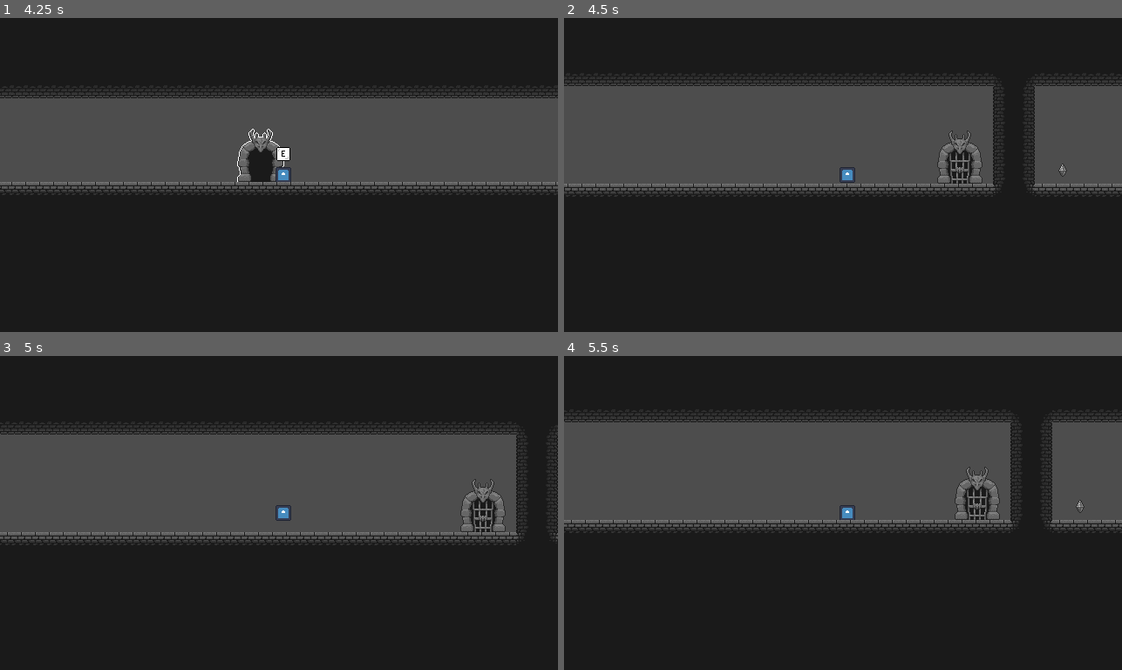
Above: before the commit, frames 1-4 (two rows, left to right).
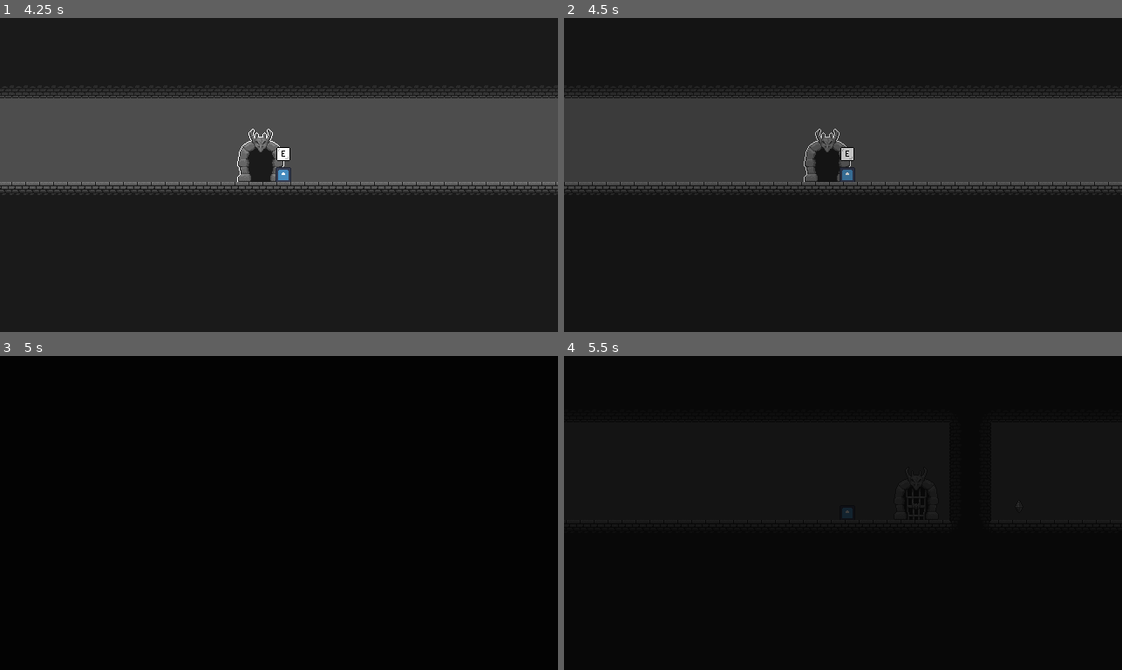
Above: after the commit, the same moments.

Repository: MatthewBL/Gates-and-Gems
Game: Godot game, scene res://scenes/level_manager/level_manager.tscn
Two runs of this game, one before a commit and one after it. Both use one fixed random seed, a clock stepped at 60 frames per second and the inputs below. The engine's default icon, where the game draws it, is replaced by a stand-in: a white triangle on a blue panel in a dark square.
Inputs:
- Up to frame 1 (4.25 s): hold Space (ui_accept) 0.53-1.28 s; hold D (ui_right) 0.53-2.03 s; tap E (interact) at 1.35, 2.85 s; tap Space (ui_accept) at 1.52, 1.55, 1.82, 3.02, 3.05, 3.32 s; hold A (ui_left) 2.03-2.78 s; hold Space (ui_accept) 2.03-2.78 s; hold D (ui_right) from 2.78 s (still down); hold Space (ui_accept) from 3.53 s (still down)
- Up to frame 2 (4.5 s): release D (ui_right) at 4.28 s; release Space (ui_accept) at 4.28 s; hold A (ui_left) from 4.28 s (still down); tap E (interact) at 4.35 s
- Up to frame 3 (5 s): keep holding A (ui_left); tap Space (ui_accept) at 4.52, 4.55, 4.82 s
- Up to frame 4 (5.5 s): release A (ui_left) at 5.03 s; hold D (ui_right) from 5.03 s (still down); hold Space (ui_accept) from 5.03 s (still down)

Frame 1 is identical in both runs. In frame 2, 10% of the frame differs, in the area x 0-100%, y 18-57%; in frame 3, 34%, in the area x 0-100%, y 20-61%; in frame 4, 34%.

Commit message:
Change room fade in out and character movement lock

Diff:
--- a/player_movement.gd
+++ b/player_movement.gd
@@ -11,6 +11,8 @@
 
 
 var interaction_node: Area2D
+
+var allow_movement: bool = true
 
 
 @onready var interaction_detect: Area2D = %InteractionDetect
@@ -42,22 +44,22 @@
 	if velocity.y > MAX_DROP_VELOCITY:
 		velocity.y = MAX_DROP_VELOCITY
 
-	# Handle jump.
-	if Input.is_action_just_pressed("ui_accept") and (is_on_floor() or onQuickSand):
-		velocity.y += JUMP_VELOCITY
+	if allow_movement:
+		# Handle jump.
+		if Input.is_action_just_pressed("ui_accept") and (is_on_floor() or onQuickSand):
+			velocity.y += JUMP_VELOCITY
 
+		# Long jump.
+		if not Input.is_action_pressed("ui_accept") and !is_on_floor() and velocity.y < 0:
+			velocity.y = 0
 
-	# Long jump.
-	if not Input.is_action_pressed("ui_accept") and !is_on_floor() and velocity.y < 0:
-		velocity.y = 0
+		# Get the input direction and handle the movement/deceleration.
+		var direction := Input.get_axis("ui_left", "ui_right")
+		if direction:
+			velocity.x = direction * SPEED
+		else:
+			velocity.x = move_toward(velocity.x, 0, SPEED)
 
-	# Get the input direction and handle the movement/deceleration.
-	# As good practice, you should replace UI actions with custom gameplay actions.
-	var direction := Input.get_axis("ui_left", "ui_right")
-	if direction:
-		velocity.x = direction * SPEED
-	else:
-		velocity.x = move_toward(velocity.x, 0, SPEED)
 	if (onQuickSand):
 		velocity*=QUICKSAND_MOVEMENT_VELOCITY_MULTIPLIER
 
--- a/scenes/level_manager/level_manager.gd
+++ b/scenes/level_manager/level_manager.gd
@@ -69,6 +69,12 @@
 
 
 func on_next_level() -> void:
+	player.allow_movement = false
+	player.velocity.x = 0
+	fade_in_out.fadeOut()
+	await get_tree().create_timer(1).timeout
+	fade_in_out.fadeIn()
+	player.allow_movement = true
 	for level: Node in level_container.get_children():
 		level.queue_free()
 	load_level.call_deferred(current_level_index + 1)
--- a/scenes/level_manager/level_manager.tscn
+++ b/scenes/level_manager/level_manager.tscn
@@ -8,10 +8,11 @@
 [ext_resource type="PackedScene" uid="uid://c36nhsxag4dmi" path="res://scenes/levels/level_3.tscn" id="4_fly33"]
 [ext_resource type="PackedScene" uid="uid://btdsf8n7usyx0" path="res://scenes/pause_menu.tscn" id="4_ikvo2"]
 
-[node name="LevelManager" type="Node2D" unique_id=1405935450 node_paths=PackedStringArray("player")]
+[node name="LevelManager" type="Node2D" unique_id=1405935450 node_paths=PackedStringArray("player", "fade_in_out")]
 script = ExtResource("1_1hfdo")
 levels = Array[PackedScene]([ExtResource("2_ikvo2"), ExtResource("3_edw4w"), ExtResource("4_fly33")])
 player = NodePath("CharacterBody2D")
+fade_in_out = NodePath("FadeInOut")
 
 [node name="CharacterBody2D" parent="." unique_id=879361713 instance=ExtResource("2_s5yp0")]
 position = Vector2(275, 261)
